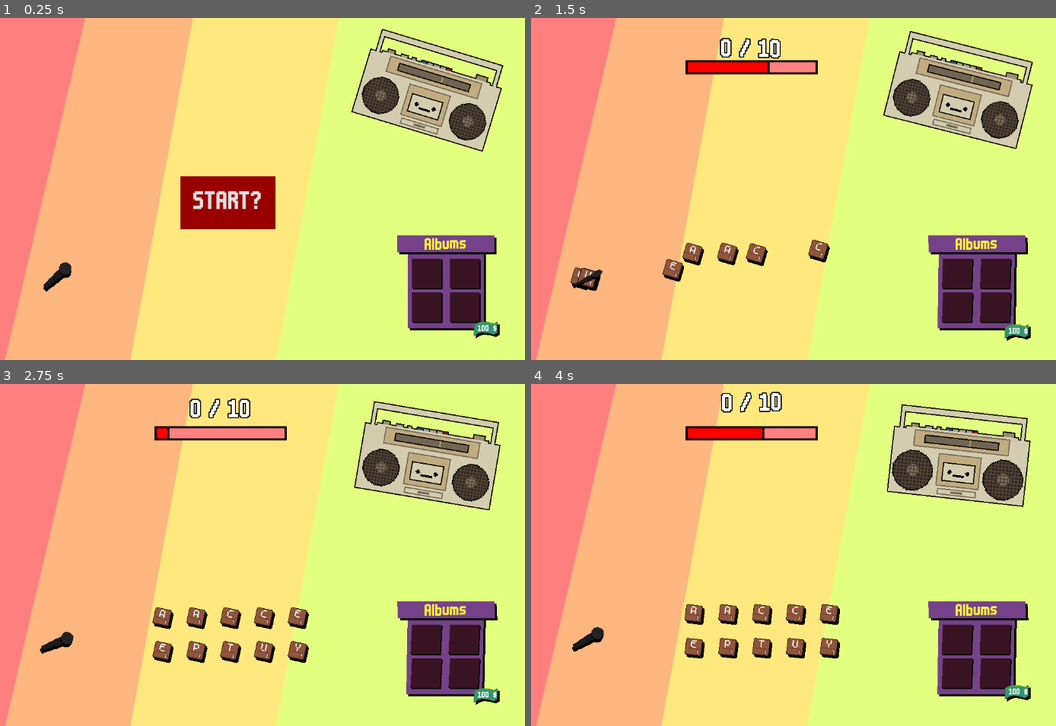
Above: before the commit, frames 1-4 (two rows, left to right).
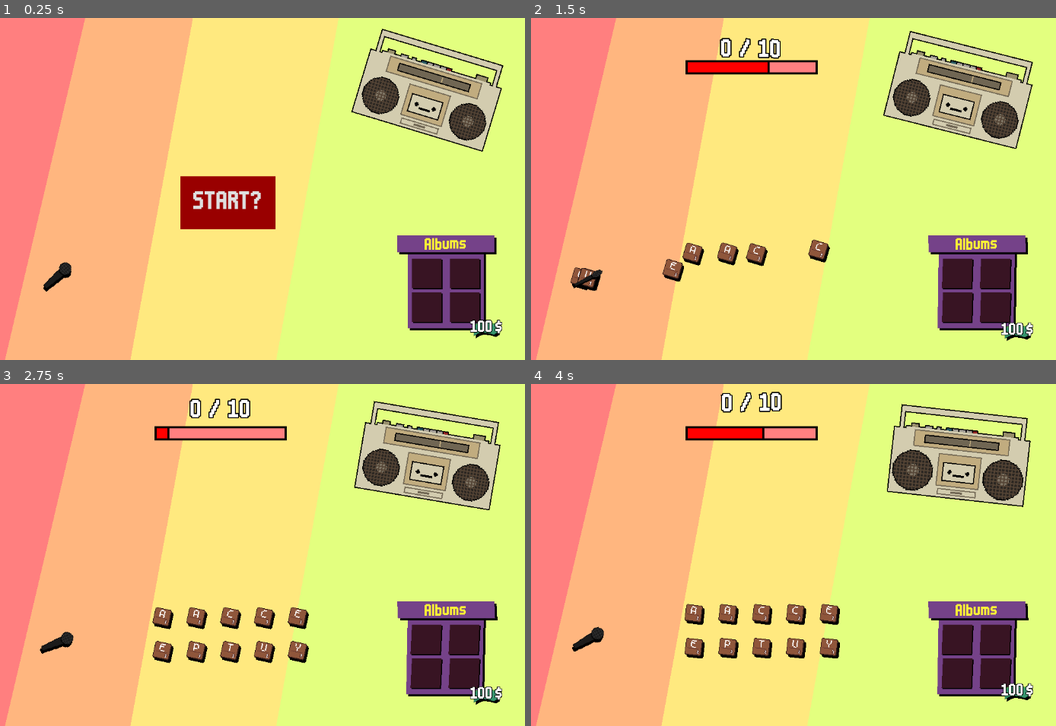
Above: after the commit, the same moments.

Repository: LiranDat/Spitandspell
Game: Godot game, scene res://scenes/main/main.tscn
The game is run twice, just before and just after one commit, with the same random seed, the same clock (stepped at 60 frames per second) and the same inputs.
Inputs (mouse positions are in pixels of both pictures, inside the frame that each line leads up to):
- Up to frame 1 (0.25 s): no input
- Up to frame 2 (1.5 s): click "START?" at 0.5 s; move the mouse to (588, 274) at 1.27 s; click (588, 274) at 1.42 s
- Up to frame 3 (2.75 s): move the mouse to (162, 650) at 2.02 s; click (162, 650) at 2.17 s
- Up to frame 4 (4 s): move the mouse to (830, 650) at 2.77 s; click (830, 650) at 2.92 s; move the mouse to (725, 647) at 3.52 s; click (725, 647) at 3.67 s

The runs differ from the first frame. In frame 1, 0.2% of the frame differs, in the area x 89-96%, y 88-93%; in frame 2, 0.2%, in the area x 89-96%, y 88-94%; in frame 3, 0.2%; in frame 4, 0.2%.
Error in both runs: Invalid access of index '0' on a base object of type: 'PackedStringArray'. (res://scenes/lyrics/lyrics.gd:26)

Commit message:
Starting money from global and album only scores when it exists

Diff:
--- a/album_case.gd
+++ b/album_case.gd
@@ -26,8 +26,9 @@
 func scoreWord(word : String):
 	var score = [0,1]
 	for album in albums:
-		var albumScore = await album.scoreWord(word)
-		score = [score[0]+albumScore[0],score[1]*albumScore[1]]
+		if(album):
+			var albumScore = await album.scoreWord(word)
+			score = [score[0]+albumScore[0],score[1]*albumScore[1]]
 	return score
 	pass
 
--- a/money.tscn
+++ b/money.tscn
@@ -19,11 +19,14 @@
 [node name="Label" type="RichTextLabel" parent="Bill"]
 z_index = 1
 clip_contents = false
-offset_left = -22.0
-offset_top = -7.0
-offset_right = 14.0
-offset_bottom = 33.0
+offset_left = -32.0
+offset_top = -16.0
+offset_right = 16.0
+offset_bottom = 24.0
+theme_override_colors/font_outline_color = Color(0, 0, 0, 1)
+theme_override_constants/outline_size = 4
 theme_override_fonts/normal_font = ExtResource("2_saf51")
+theme_override_font_sizes/normal_font_size = 32
 bbcode_enabled = true
 text = "100"
 fit_content = true
@@ -35,9 +38,12 @@
 z_index = 1
 clip_contents = false
 layout_mode = 0
-offset_right = 43.0
+offset_right = 64.0
 offset_bottom = 14.0
+theme_override_colors/font_outline_color = Color(0, 0, 0, 1)
+theme_override_constants/outline_size = 4
 theme_override_fonts/normal_font = ExtResource("2_saf51")
+theme_override_font_sizes/normal_font_size = 32
 bbcode_enabled = true
 text = "[right]$"
 fit_content = true
